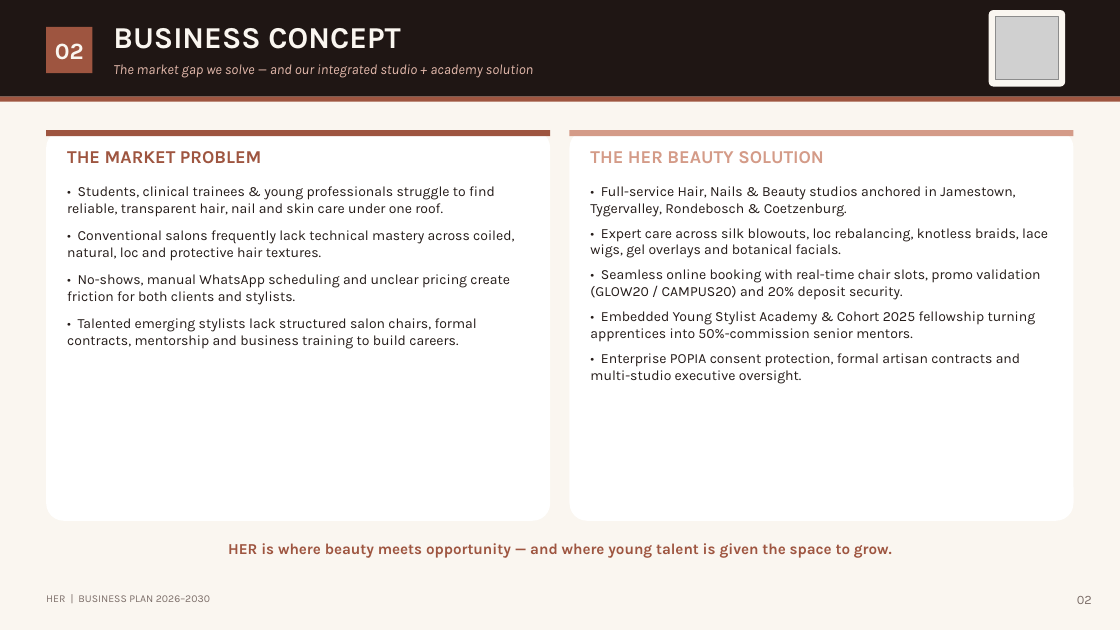
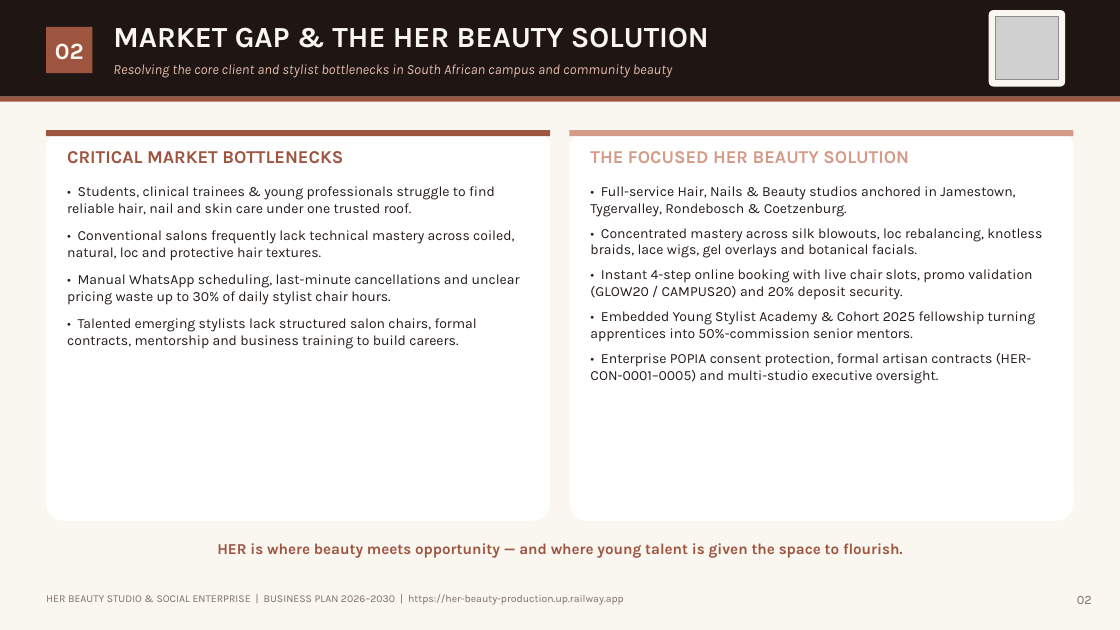
Before and after one commit to dr-rsmart/HER_Beauty, a slide deck: slide 3 of HER_Business_Plan.pptx. Drawn at 1120x630 pixels with LibreOffice and Linux fonts; fonts in the diff are those of the drawing; grey boxes stand for pictures. Boxes give left, top, right and bottom in pixels: in the first picture for what was removed or moved away, otherwise in the second. Text is boxed around its words. In the diff, an @@ line names an element or a change of style, - is before the commit and + after.

```diff
--- a/HER_Business_Plan.pptx
+++ b/HER_Business_Plan.pptx
@@ text at (x1=113, y1=27, x2=709, y2=48): text changed; size 26 to 25 pt @@
-BUSINESS CONCEPT
+MARKET GAP & THE HER BEAUTY SOLUTION
@@ text at (x1=113, y1=64, x2=672, y2=78): text changed @@
-The market gap we solve — and our integrated studio + academy solution
+Resolving the core client and stylist bottlenecks in South African campus and community beauty
@@ text at (x1=67, y1=151, x2=343, y2=164): text changed @@
-THE MARKET PROBLEM
+CRITICAL MARKET BOTTLENECKS
@@ text at (x1=590, y1=151, x2=909, y2=163): text changed @@
-THE HER BEAUTY SOLUTION
+THE FOCUSED HER BEAUTY SOLUTION
@@ text at (x1=67, y1=186, x2=495, y2=215): text changed @@
-• Students, clinical trainees & young professionals struggle to find reliable, transparent hair, nail and skin care under one roof.
+• Students, clinical trainees & young professionals struggle to find reliable hair, nail and skin care under one trusted roof.
@@ text at (x1=590, y1=228, x2=1042, y2=300): text changed @@
-• Expert care across silk blowouts, loc rebalancing, knotless braids, lace wigs, gel overlays and botanical facials.
-• Seamless online booking with real-time chair slots, promo validation (GLOW20 / CAMPUS20) and 20% deposit security.
+• Concentrated mastery across silk blowouts, loc rebalancing, knotless braids, lace wigs, gel overlays and botanical facials.
+• Instant 4-step online booking with live chair slots, promo validation (GLOW20 / CAMPUS20) and 20% deposit security.
@@ text at (x1=67, y1=274, x2=520, y2=305): text changed @@
-• No-shows, manual WhatsApp scheduling and unclear pricing create friction for both clients and stylists.
+• Manual WhatsApp scheduling, last-minute cancellations and unclear pricing waste up to 30% of daily stylist chair hours.
@@ text at (x1=590, y1=353, x2=1032, y2=384): text changed @@
-• Enterprise POPIA consent protection, formal artisan contracts and multi-studio executive oversight.
+• Enterprise POPIA consent protection, formal artisan contracts (HER-CON-0001–0005) and multi-studio executive oversight.
@@ text at (x1=217, y1=543, x2=903, y2=558): text changed @@
-HER is where beauty meets opportunity — and where young talent is given the space to grow.
+HER is where beauty meets opportunity — and where young talent is given the space to flourish.
@@ text at (x1=46, y1=594, x2=624, y2=605): text changed @@
-HER | BUSINESS PLAN 2026–2030
+HER BEAUTY STUDIO & SOCIAL ENTERPRISE | BUSINESS PLAN 2026–2030 | https://her-beauty-production.up.railway.app
```
Also in this commit, not shown: 7 other slides changed, 3 slides added, 3 slides removed, 3 other files.
